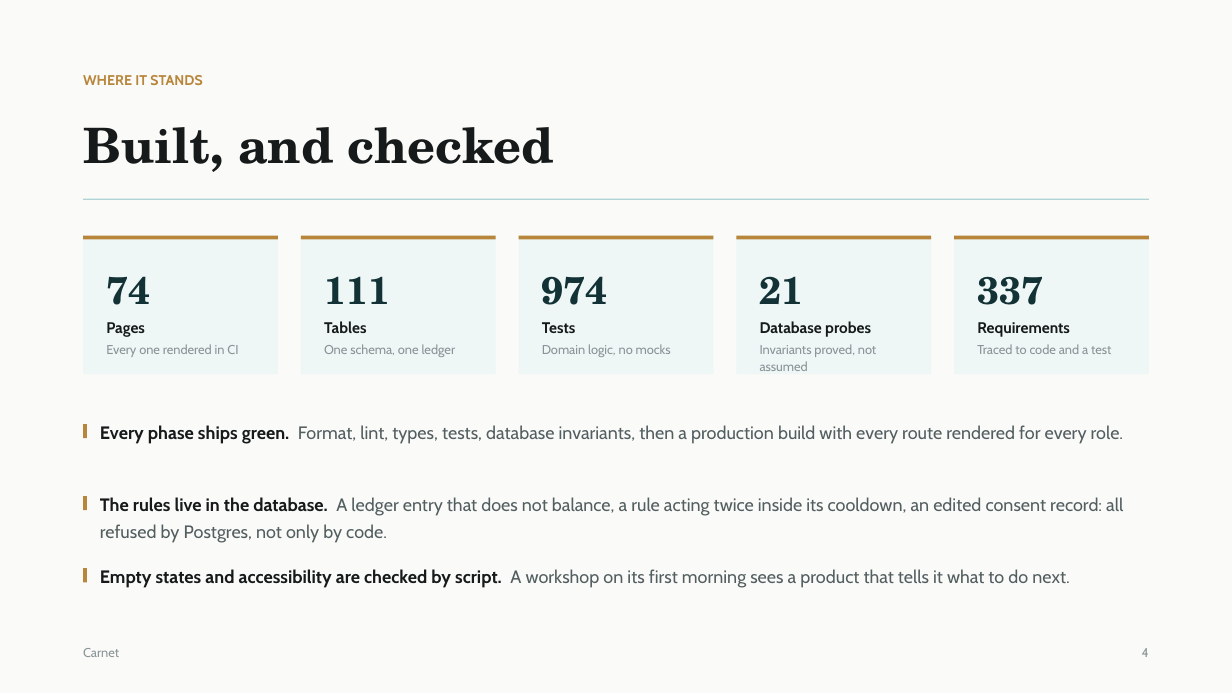
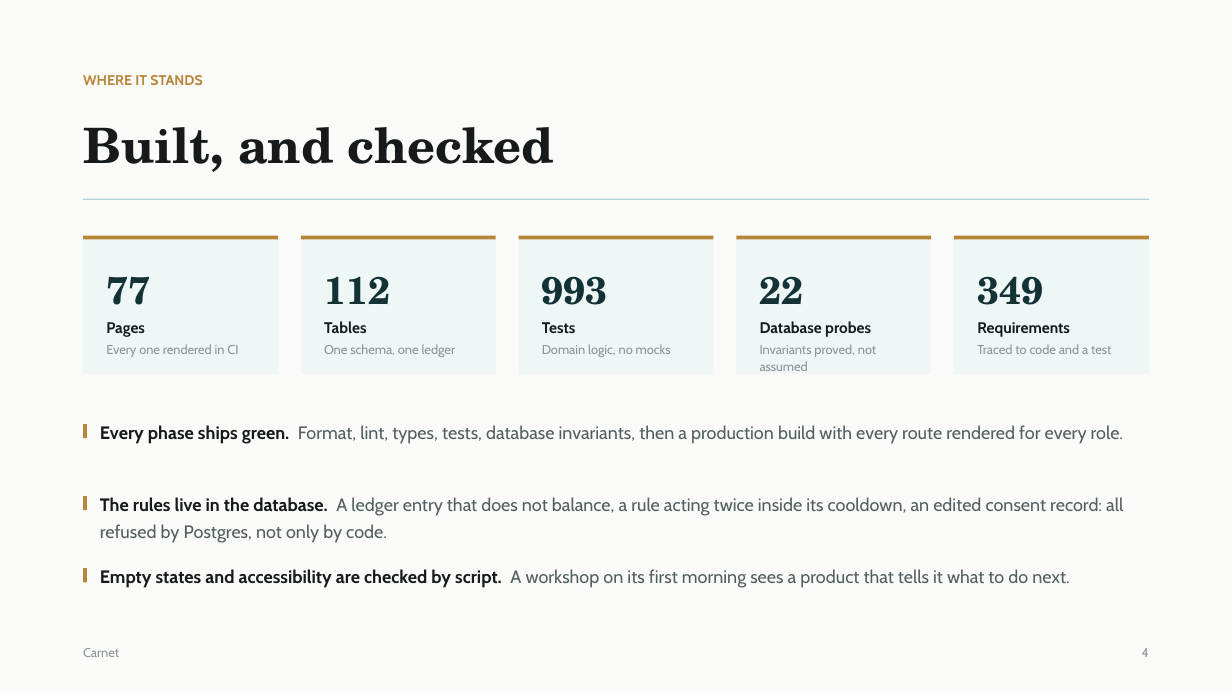
Before and after one commit to Amrwar/vehicle-memory, a slide deck: slide 5 of docs/Carnet-Presentation.pptx. Drawn at 1232x693 pixels with LibreOffice and Linux fonts; fonts in the diff are those of the drawing. Boxes give left, top, right and bottom in pixels: in the first picture for what was removed or moved away, otherwise in the second. Text is boxed around its words. In the diff, an @@ line names an element or a change of style, - is before the commit and + after.

```diff
--- a/docs/Carnet-Presentation.pptx
+++ b/docs/Carnet-Presentation.pptx
@@ text at <box>106,276,150,305</box>: text changed @@
-74
+77
@@ text at <box>324,276,390,304</box>: text changed @@
-111
+112
@@ text at <box>542,276,608,305</box>: text changed @@
-974
+993
@@ text at <box>760,276,804,304</box>: text changed @@
-21
+22
@@ text at <box>977,276,1043,305</box>: text changed @@
-337
+349
```
Also in this commit, not shown: 1 other slide changed, 22 other files.
